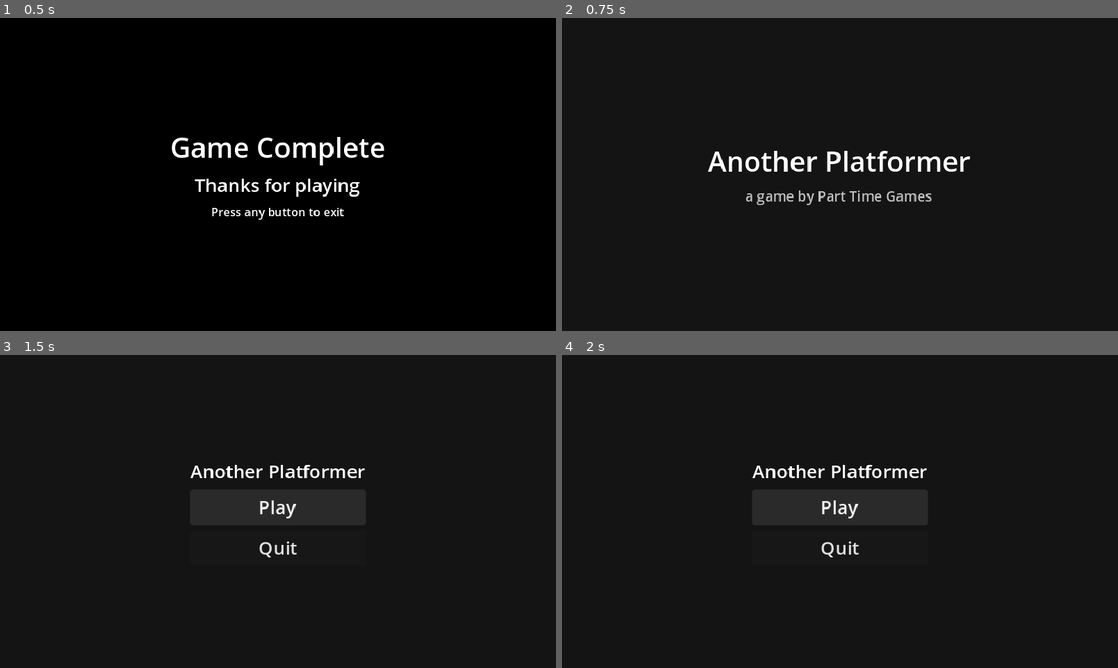
Above: before the commit, frames 1-4 (two rows, left to right).
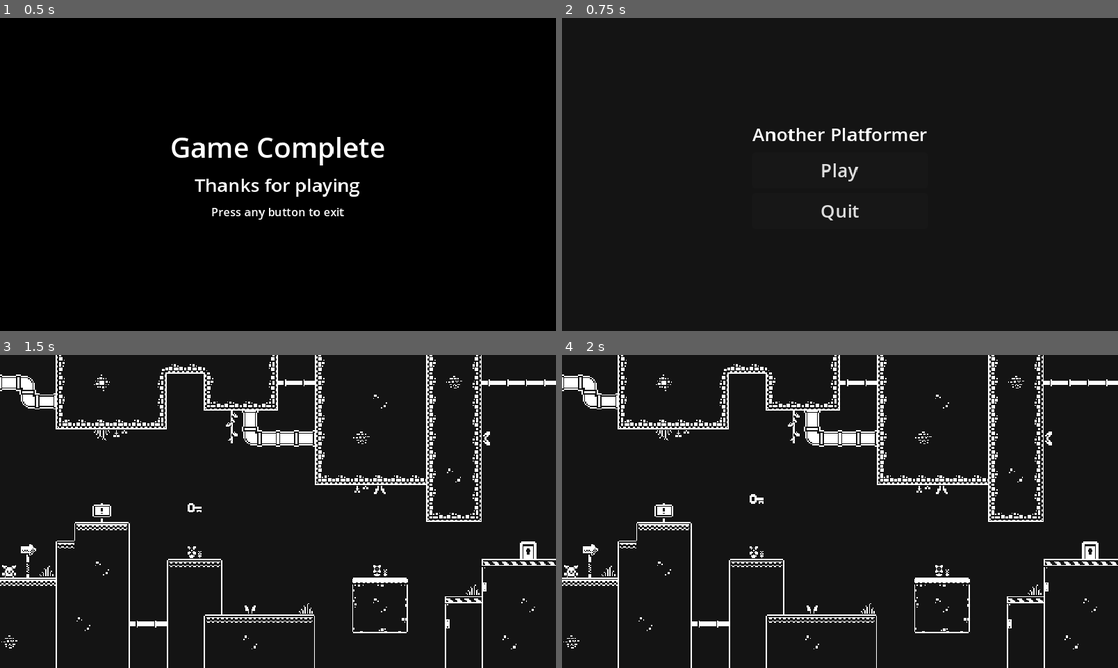
Above: after the commit, the same moments.

Repository: dewald-els/Another-Platformer-in-Godot
Game: Godot game, scene res://scenes/game_complete/game_complete.tscn
Same seed, same stepped clock (60 frames per second), same inputs: the game is played once before the commit and once after it. This scene is started directly instead of the project's main scene.
Inputs (mouse positions are in pixels of both pictures, inside the frame that each line leads up to):
- Up to frame 1 (0.5 s): no input
- Up to frame 2 (0.75 s): tap Enter (confirm, bound only after the commit) at 0.5 s; move the mouse to (962, 158) at 0.52 s; hold D (move_right) from 0.53 s (still down); hold Enter (confirm, bound only after the commit) from 0.53 s (still down); click (962, 158) at 0.67 s
- Up to frame 3 (1.5 s): tap Space (jump) at 0.77 s; release D (move_right) at 1.25 s; release Enter (confirm, bound only after the commit) at 1.25 s; click (278, 508) at 1.25 s, where only the run after the commit has a clickable "Play"
- Up to frame 4 (2 s): no input

Frame 1 is identical in both runs. In frame 2, 2.5% of the frame differs, in the area x 26-74%, y 35-65%; in frame 3, 7.6%; in frame 4, 7.6%, in the area x 0-100%, y 0-100%.

Commit message:
feat: Some tweaks - Add more controller support

Diff:
--- a/another_platformer_source/another-platformer/project.godot
+++ b/another_platformer_source/another-platformer/project.godot
@@ -65,12 +65,29 @@
 "deadzone": 0.5,
 "events": [Object(InputEventKey,"resource_local_to_scene":false,"resource_name":"","device":-1,"window_id":0,"alt_press …(192 unchanged characters)…
 , Object(InputEventKey,"resource_local_to_scene":false,"resource_name":"","device":-1,"window_id":0,"alt_pressed":false …(186 unchanged characters)…
+, Object(InputEventJoypadMotion,"resource_local_to_scene":false,"resource_name":"","device":-1,"axis":1,"axis_value":-1.0,"script":null)
+, Object(InputEventJoypadButton,"resource_local_to_scene":false,"resource_name":"","device":-1,"button_index":11,"pressure":0.0,"pressed":true,"script":null)
 ]
 }
 move_down={
 "deadzone": 0.5,
 "events": [Object(InputEventKey,"resource_local_to_scene":false,"resource_name":"","device":-1,"window_id":0,"alt_press …(192 unchanged characters)…
 , Object(InputEventKey,"resource_local_to_scene":false,"resource_name":"","device":-1,"window_id":0,"alt_pressed":false …(186 unchanged characters)…
+, Object(InputEventJoypadButton,"resource_local_to_scene":false,"resource_name":"","device":-1,"button_index":12,"pressure":0.0,"pressed":true,"script":null)
+, Object(InputEventJoypadMotion,"resource_local_to_scene":false,"resource_name":"","device":-1,"axis":1,"axis_value":1.0,"script":null)
+]
+}
+confirm={
+"deadzone": 0.5,
+"events": [Object(InputEventKey,"resource_local_to_scene":false,"resource_name":"","device":-1,"window_id":0,"alt_pressed":false,"shift_pressed":false,"ctrl_pressed":false,"meta_pressed":false,"pressed":false,"keycode":0,"physical_keycode":4194309,"key_label":0,"unicode":0,"location":0,"echo":false,"script":null)
+, Object(InputEventKey,"resource_local_to_scene":false,"resource_name":"","device":-1,"window_id":0,"alt_pressed":false,"shift_pressed":false,"ctrl_pressed":false,"meta_pressed":false,"pressed":false,"keycode":0,"physical_keycode":32,"key_label":0,"unicode":32,"location":0,"echo":false,"script":null)
+, Object(InputEventJoypadButton,"resource_local_to_scene":false,"resource_name":"","device":-1,"button_index":0,"pressure":0.0,"pressed":true,"script":null)
+]
+}
+cancel={
+"deadzone": 0.5,
+"events": [Object(InputEventKey,"resource_local_to_scene":false,"resource_name":"","device":-1,"window_id":0,"alt_pressed":false,"shift_pressed":false,"ctrl_pressed":false,"meta_pressed":false,"pressed":false,"keycode":0,"physical_keycode":4194305,"key_label":0,"unicode":0,"location":0,"echo":false,"script":null)
+, Object(InputEventJoypadButton,"resource_local_to_scene":false,"resource_name":"","device":-1,"button_index":1,"pressure":0.0,"pressed":true,"script":null)
 ]
 }
 
--- a/another_platformer_source/another-platformer/scenes/game_complete/game_complete.gd
+++ b/another_platformer_source/another-platformer/scenes/game_complete/game_complete.gd
@@ -7,5 +7,5 @@
 
 
 func _input(event: InputEvent) -> void:
-	if event is InputEventMouseButton and event.is_pressed():
+	if event.is_action_pressed("confirm"):
 		SceneManager.load_scene(SceneManager.Screens.Splash)
--- a/another_platformer_source/another-platformer/scenes/notification/notification.gd
+++ b/another_platformer_source/another-platformer/scenes/notification/notification.gd
@@ -12,5 +12,5 @@
 
 
 func _input(event: InputEvent) -> void:
-	if event is InputEventMouseButton and event.is_pressed():
+	if event.is_action_pressed("confirm"):
 		on_dismiss.emit()
--- a/another_platformer_source/another-platformer/scenes/splash_screen/splash_screen.gd
+++ b/another_platformer_source/another-platformer/scenes/splash_screen/splash_screen.gd
@@ -13,5 +13,5 @@
 
 
 func _input(event: InputEvent) -> void:
-	if event is InputEventMouseButton and event.is_pressed():
+	if event.is_action_pressed("confirm"):
 		SceneManager.load_scene(SceneManager.Screens.MainMenu)
